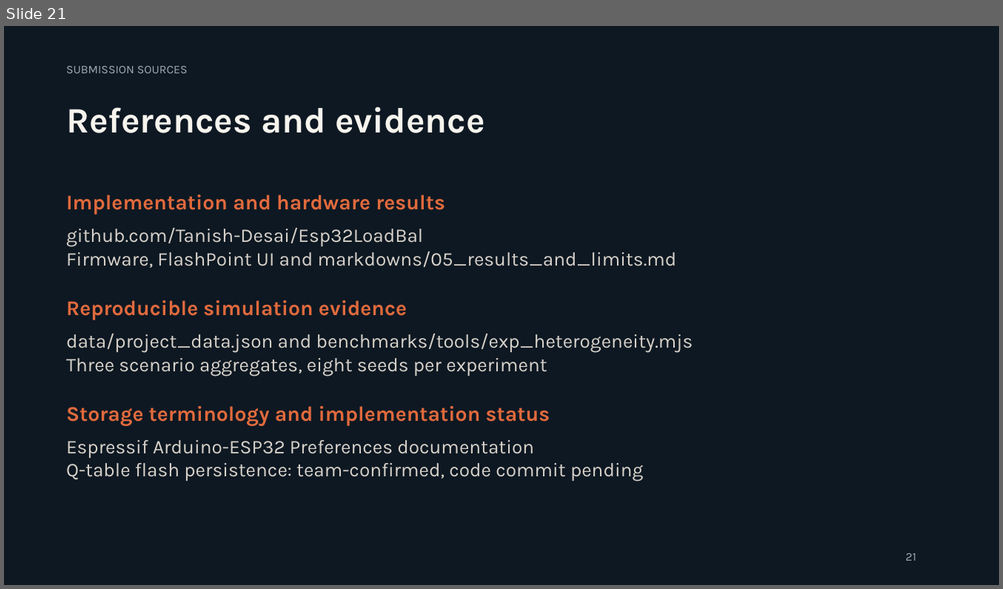
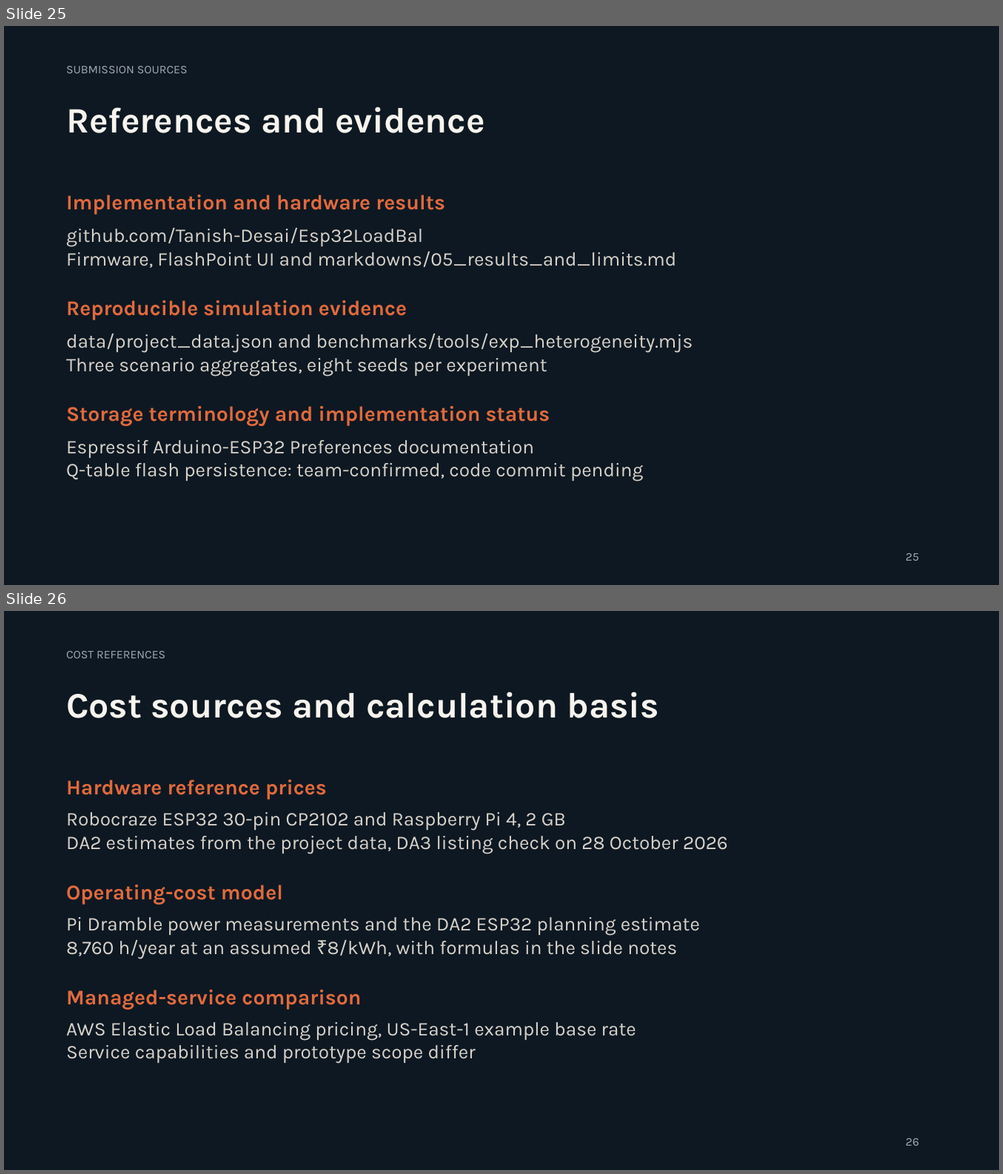
Before and after one commit to Abhyuday-06/Esp32LoadBal, a slide deck: presentation/ESP32_RL_Load_Balancer.pptx. Shown one above the other, each under a label of ours: slide 21 before the commit, slides 25 and 26 after it. The pictures are 1003x589 and 1003x1174 pixels, drawn with LibreOffice and Linux fonts; fonts in the diff are those of the drawing. Boxes give left, top, right and bottom in pixels: in the first picture for what was removed or moved away, otherwise in the second. Text is boxed around its words. In the diff, an @@ line names an element or a change of style, - is before the commit and + after.

Commit message:
docs: add DA3 cost comparison and savings analysis

```diff
--- a/presentation/ESP32_RL_Load_Balancer.pptx
+++ b/presentation/ESP32_RL_Load_Balancer.pptx
@@ slide 26 added at (4,611,999,1170), background #0E1822 @@
@@ text added at (66,651,165,658), 11.2 pt, text #A0ABB5 @@
+COST REFERENCES
@@ text added at (66,692,659,718), 34.5 pt, text #F7F4EE, bold @@
+Cost sources and calculation basis
@@ text added at (66,780,327,800), 20.2 pt, text #E16A3D, bold @@
+Hardware reference prices
@@ text added at (66,812,728,854), 18.8 pt, text #D8D3CB @@
+Robocraze ESP32 30-pin CP2102 and Raspberry Pi 4, 2 GB
+DA2 estimates from the project data, DA3 listing check on 28 October 2026
@@ text added at (66,885,283,905), 20.2 pt, text #E16A3D, bold @@
+Operating-cost model
@@ text added at (66,917,700,959), 18.8 pt, text #D8D3CB @@
+Pi Dramble power measurements and the DA2 ESP32 planning estimate
+8,760 h/year at an assumed ₹8/kWh, with formulas in the slide notes
@@ text added at (66,990,361,1010), 20.2 pt, text #E16A3D, bold @@
+Managed-service comparison
@@ text added at (66,1022,636,1064), 18.8 pt, text #D8D3CB @@
+AWS Elastic Load Balancing pricing, US-East-1 example base rate
+Service capabilities and prototype scope differ
@@ text added at (905,1139,919,1146), 11.2 pt, text #A0ABB5 @@
+26
@@ what was slide 21 is now slide 25 @@
@@ slide 25 changed as well @@
@@ text at (905,554,919,561): text changed @@
-21
+25
```
Also in this commit, not shown: 14 other slides changed, 4 other slides added, 1 other file.
